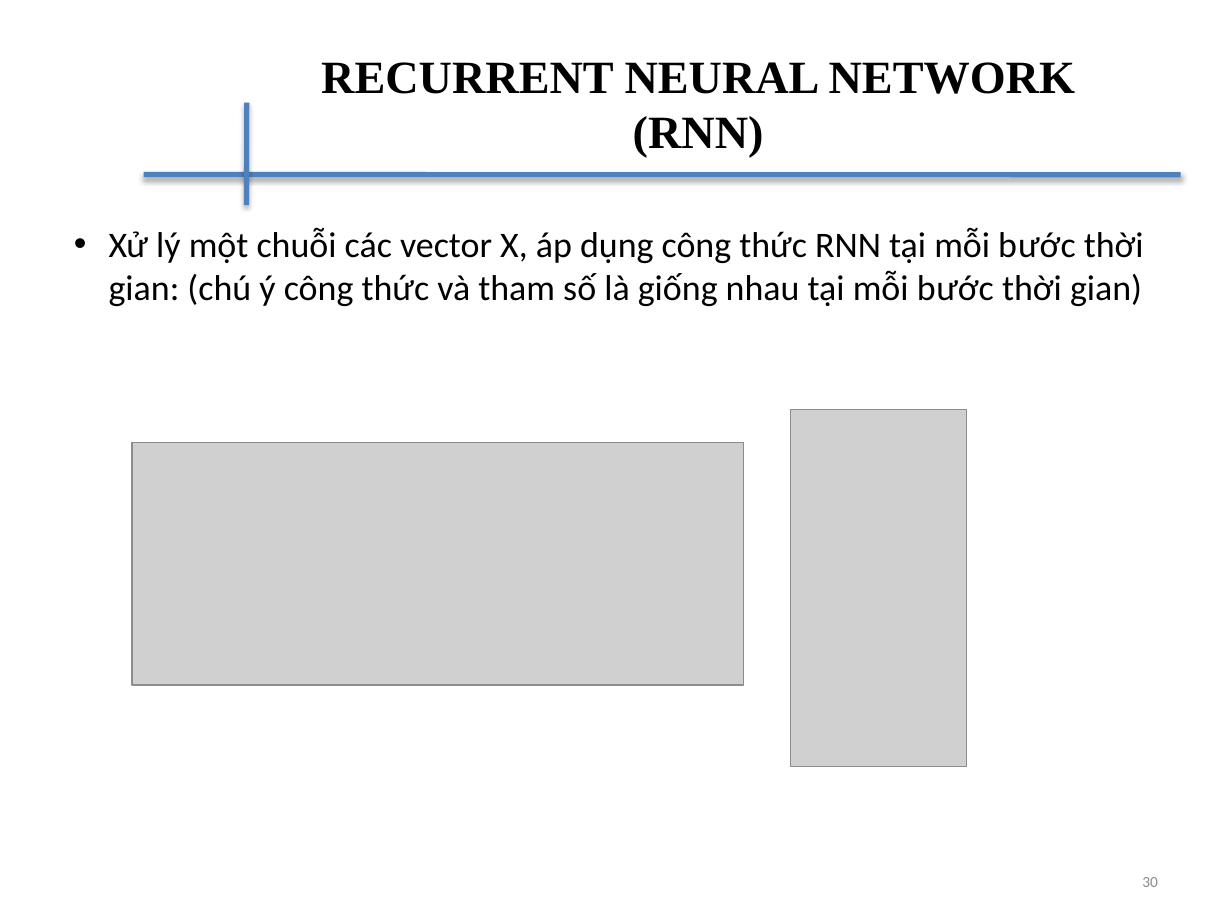
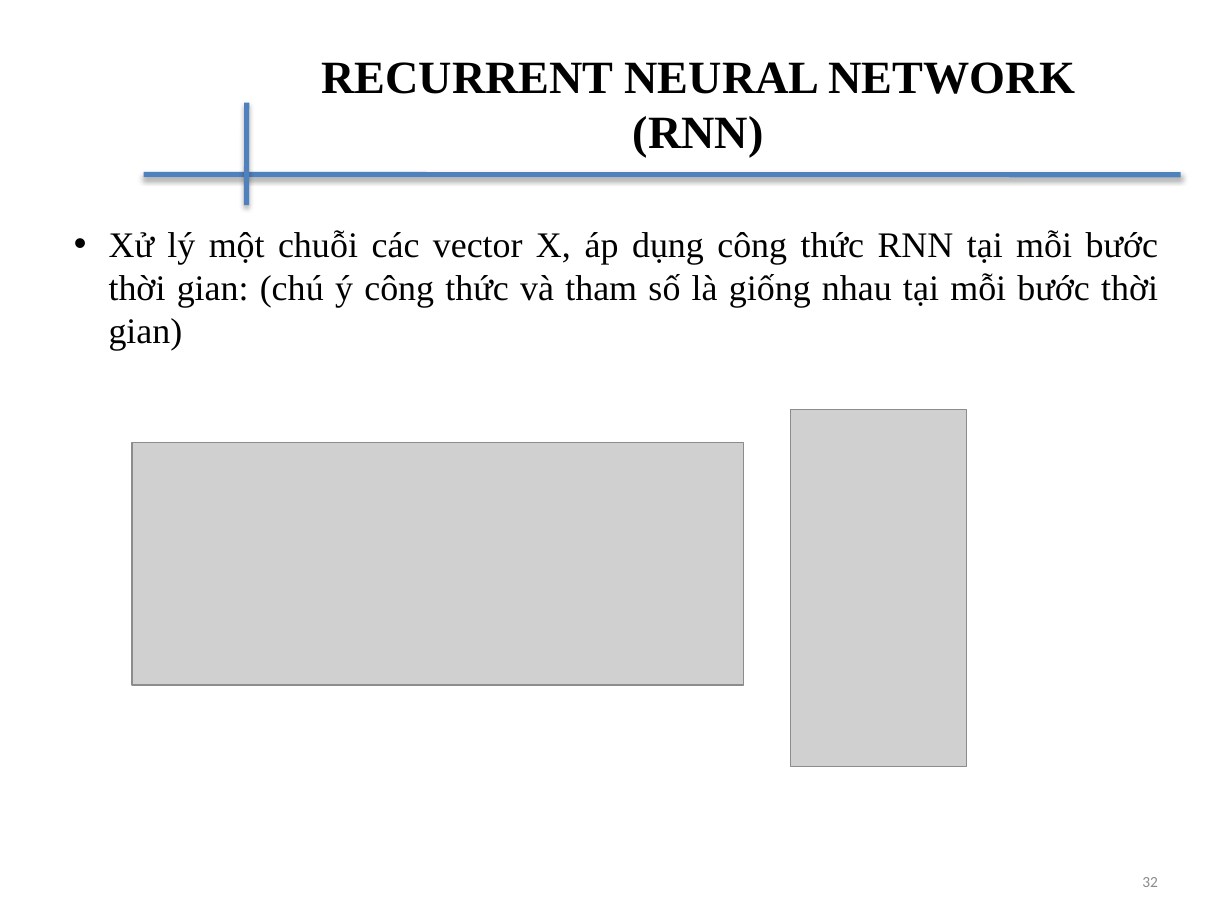
Before and after one commit to daithinh2401/Master_2019, a slide deck: slide 32 of Machine_Learning/ML_Mid_Slide.pptx (slide 30 before the commit). Drawn at 1232x924 pixels with LibreOffice and Linux fonts; fonts in the diff are those of the drawing; grey boxes stand for pictures; background and template pictures are left out. Boxes give left, top, right and bottom in pixels: in the first picture for what was removed or moved away, otherwise in the second. Text is boxed around its words. In the diff, an @@ line names an element or a change of style, - is before the commit and + after.

```diff
--- a/Machine_Learning/ML_Mid_Slide.pptx
+++ b/Machine_Learning/ML_Mid_Slide.pptx
@@ text "Xử lý một chuỗi các ..." at (x1=109, y1=230, x2=1158, y2=351): font Calibri to Times New Roman; alignment left to justified @@
@@ page number at (x1=1142, y1=877, x2=1158, y2=887): text changed @@
-30
+32
```
Also in this commit, not shown: 2 other slides changed, 8 slides added, 2 slides removed, 8 other files.
